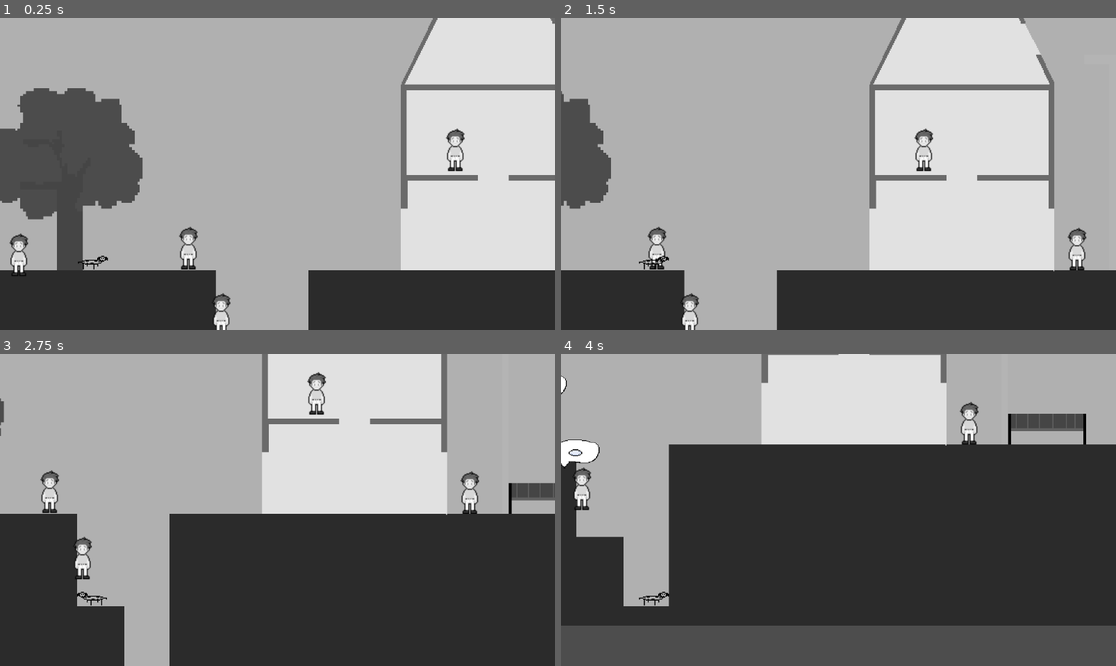
Above: before the commit, frames 1-4 (two rows, left to right).
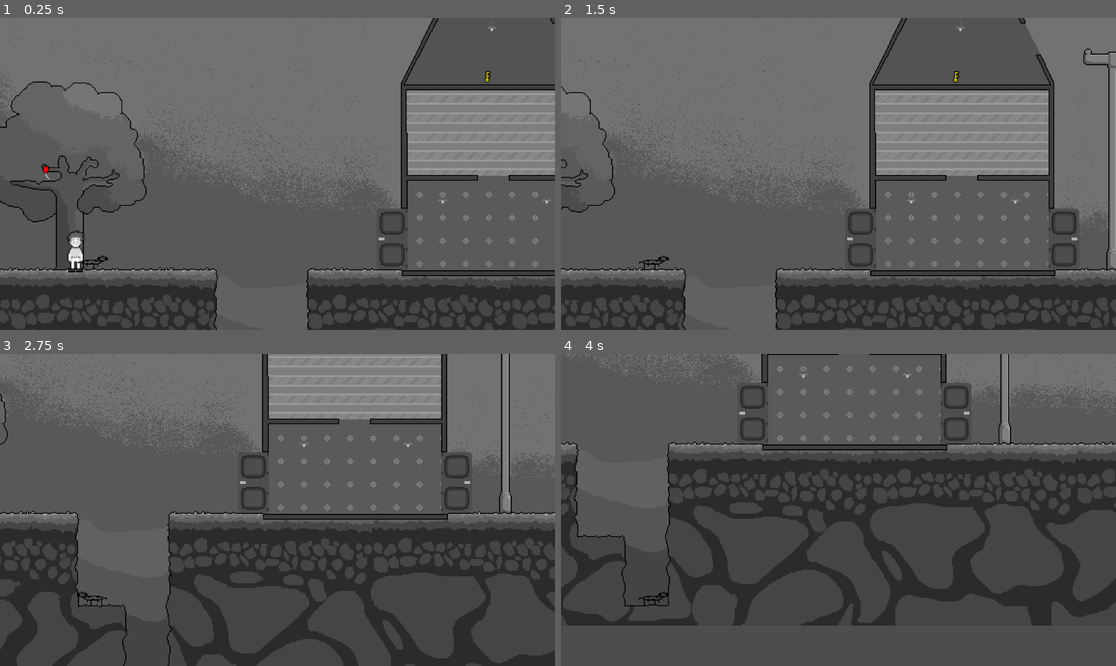
Above: after the commit, the same moments.

Repository: antonin-tarrade/SausageSerenity
Game: Godot game, scene res://Scenes/main.tscn
Same seed, same stepped clock (60 frames per second), same inputs: the game is played once before the commit and once after it. The engine's default icon, where the game draws it, is replaced by a stand-in: a white triangle on a blue panel in a dark square.
Inputs:
- Up to frame 1 (0.25 s): no input
- Up to frame 2 (1.5 s): tap Enter at 0.5 s; hold Q (extend) 0.53-1.28 s; hold Right (ui_right) from 0.53 s (still down); tap Up (ui_up) at 0.77 s; tap Space at 1.25 s; tap W (charger) at 1.35 s
- Up to frame 3 (2.75 s): tap Up (ui_up) at 1.52 s; tap Q (extend) at 1.55 s; release Right (ui_right) at 2.03 s; hold Left (ui_left) from 2.03 s (still down); hold Q (extend) from 2.03 s (still down)
- Up to frame 4 (4 s): tap Enter at 2.75 s; release Left (ui_left) at 2.78 s; release Q (extend) at 2.78 s; hold Right (ui_right) from 2.78 s (still down); tap E (interact) at 2.85 s; tap Up (ui_up) at 3.02, 3.77 s; tap Q (extend) at 3.05 s; hold Q (extend) from 3.53 s (still down)

The runs differ from the first frame. In frame 1, 83% of the frame differs, in the area x 0-100%, y 0-100%; in frame 2, 89%; in frame 3, 82%; in frame 4, 66%.

Commit message:
collider

Diff:
--- a/Objets/Lampe.tres
+++ b/Objets/Lampe.tres
@@ -13,3 +13,4 @@
 isPushable = true
 isDestroyable = true
 collisionShape = SubResource("CircleShape2D_q1rdd")
+positionShape = Vector2(0, 0)
--- a/Objets/assiette.tres
+++ b/Objets/assiette.tres
@@ -1,7 +1,10 @@
-[gd_resource type="Resource" script_class="Item" load_steps=3 format=3 uid="uid://1vwanqlcw73u"]
+[gd_resource type="Resource" script_class="Item" load_steps=4 format=3 uid="uid://1vwanqlcw73u"]
 
 [ext_resource type="Script" path="res://ObjectData.gd" id="1_8higq"]
 [ext_resource type="Texture2D" uid="uid://bf3w7yren34t5" path="res://TilesObjets/tile005.png" id="1_q1ia7"]
+
+[sub_resource type="RectangleShape2D" id="RectangleShape2D_2ppta"]
+size = Vector2(14.5, 7)
 
 [resource]
 script = ExtResource("1_8higq")
@@ -10,3 +13,5 @@
 isTakable = false
 isPushable = false
 isDestroyable = true
+collisionShape = SubResource("RectangleShape2D_2ppta")
+positionShape = Vector2(0, 3)
--- a/Objets/ballon_appart.tres
+++ b/Objets/ballon_appart.tres
@@ -1,7 +1,10 @@
-[gd_resource type="Resource" script_class="Item" load_steps=3 format=3 uid="uid://drlmury0jdbwc"]
+[gd_resource type="Resource" script_class="Item" load_steps=4 format=3 uid="uid://drlmury0jdbwc"]
 
 [ext_resource type="Script" path="res://ObjectData.gd" id="1_ctvpp"]
 [ext_resource type="Texture2D" uid="uid://dgvrxukvr04d8" path="res://TilesObjets/tile001.png" id="1_qvjao"]
+
+[sub_resource type="CircleShape2D" id="CircleShape2D_ira6b"]
+radius = 4.0
 
 [resource]
 script = ExtResource("1_ctvpp")
@@ -10,3 +13,5 @@
 isTakable = true
 isPushable = true
 isDestroyable = false
+collisionShape = SubResource("CircleShape2D_ira6b")
+positionShape = Vector2(0, 4)
--- a/Objets/ballon_eau.tres
+++ b/Objets/ballon_eau.tres
@@ -1,7 +1,10 @@
-[gd_resource type="Resource" script_class="Item" load_steps=3 format=3 uid="uid://c1efnkbamugk7"]
+[gd_resource type="Resource" script_class="Item" load_steps=4 format=3 uid="uid://c1efnkbamugk7"]
 
 [ext_resource type="Texture2D" uid="uid://dgvrxukvr04d8" path="res://TilesObjets/tile001.png" id="1_egheq"]
 [ext_resource type="Script" path="res://ObjectData.gd" id="1_j4ng6"]
+
+[sub_resource type="CircleShape2D" id="CircleShape2D_pipx7"]
+radius = 4.0
 
 [resource]
 script = ExtResource("1_j4ng6")
@@ -10,4 +13,5 @@
 isTakable = true
 isPushable = false
 isDestroyable = false
-positionShape = Vector2(0, 0)
+collisionShape = SubResource("CircleShape2D_pipx7")
+positionShape = Vector2(0, 4)
--- a/Objets/ballon_immeuble.tres
+++ b/Objets/ballon_immeuble.tres
@@ -1,7 +1,10 @@
-[gd_resource type="Resource" script_class="Item" load_steps=3 format=3 uid="uid://b5hnul0wtfdr1"]
+[gd_resource type="Resource" script_class="Item" load_steps=4 format=3 uid="uid://b5hnul0wtfdr1"]
 
 [ext_resource type="Script" path="res://ObjectData.gd" id="1_n7rhf"]
 [ext_resource type="Texture2D" uid="uid://jofrn3os448d" path="res://TilesObjets/tile000.png" id="1_naxvk"]
+
+[sub_resource type="CircleShape2D" id="CircleShape2D_8d17p"]
+radius = 4.0
 
 [resource]
 script = ExtResource("1_n7rhf")
@@ -10,3 +13,5 @@
 isTakable = true
 isPushable = true
 isDestroyable = false
+collisionShape = SubResource("CircleShape2D_8d17p")
+positionShape = Vector2(0, 4)
--- a/Objets/baudruche.tres
+++ b/Objets/baudruche.tres
@@ -1,7 +1,11 @@
-[gd_resource type="Resource" script_class="Item" load_steps=3 format=3 uid="uid://tyqbbsk3r3tc"]
+[gd_resource type="Resource" script_class="Item" load_steps=4 format=3 uid="uid://tyqbbsk3r3tc"]
 
 [ext_resource type="Script" path="res://ObjectData.gd" id="1_fdsp1"]
 [ext_resource type="Texture2D" uid="uid://ccybloapjpnqa" path="res://TilesObjets/tile002.png" id="1_flug7"]
+
+[sub_resource type="CapsuleShape2D" id="CapsuleShape2D_52k47"]
+radius = 4.0
+height = 8.0
 
 [resource]
 script = ExtResource("1_fdsp1")
@@ -10,3 +14,5 @@
 isTakable = true
 isPushable = false
 isDestroyable = false
+collisionShape = SubResource("CapsuleShape2D_52k47")
+positionShape = Vector2(0, -3)
--- a/Objets/chat.tres
+++ b/Objets/chat.tres
@@ -3,7 +3,9 @@
 [ext_resource type="Texture2D" uid="uid://b0c5l52vjltjs" path="res://TilesObjets/tile011.png" id="1_vc0eu"]
 [ext_resource type="Script" path="res://ObjectData.gd" id="1_xnyki"]
 
-[sub_resource type="RectangleShape2D" id="RectangleShape2D_7wv0r"]
+[sub_resource type="CapsuleShape2D" id="CapsuleShape2D_yp5gg"]
+radius = 8.0
+height = 18.0
 
 [resource]
 script = ExtResource("1_xnyki")
@@ -12,5 +14,5 @@
 isTakable = true
 isPushable = false
 isDestroyable = false
-collisionShape = SubResource("RectangleShape2D_7wv0r")
+collisionShape = SubResource("CapsuleShape2D_yp5gg")
 positionShape = Vector2(0, 0)
--- a/Objets/cle.tres
+++ b/Objets/cle.tres
@@ -1,7 +1,11 @@
-[gd_resource type="Resource" script_class="Item" load_steps=3 format=3 uid="uid://bhkm24cmtvpwr"]
+[gd_resource type="Resource" script_class="Item" load_steps=4 format=3 uid="uid://bhkm24cmtvpwr"]
 
 [ext_resource type="Script" path="res://ObjectData.gd" id="1_gg157"]
 [ext_resource type="Texture2D" uid="uid://cm7mxn4te6g02" path="res://TilesObjets/tile009.png" id="1_s0y5p"]
+
+[sub_resource type="CapsuleShape2D" id="CapsuleShape2D_e3g6o"]
+radius = 4.0
+height = 12.0
 
 [resource]
 script = ExtResource("1_gg157")
@@ -10,3 +14,5 @@
 isTakable = true
 isPushable = false
 isDestroyable = false
+collisionShape = SubResource("CapsuleShape2D_e3g6o")
+positionShape = Vector2(0, 2)
--- /dev/null
+++ b/Objets/douche.tres
@@ -0,0 +1,17 @@
+[gd_resource type="Resource" script_class="Item" load_steps=4 format=3 uid="uid://bdn0s2ri4aewq"]
+
+[ext_resource type="Script" path="res://ObjectData.gd" id="1_crmgp"]
+[ext_resource type="Texture2D" uid="uid://bihxd7i5vb0fp" path="res://Sprites/Invisible.png" id="1_s81sd"]
+
+[sub_resource type="CircleShape2D" id="CircleShape2D_imbhr"]
+radius = 4.0
+
+[resource]
+script = ExtResource("1_crmgp")
+id = "douche"
+icon = ExtResource("1_s81sd")
+isTakable = false
+isPushable = false
+isDestroyable = false
+collisionShape = SubResource("CircleShape2D_imbhr")
+positionShape = Vector2(0, 0)
--- /dev/null
+++ b/Objets/mec_dan_douche.tres
@@ -0,0 +1,18 @@
+[gd_resource type="Resource" script_class="Item" load_steps=4 format=3 uid="uid://dpu5ahxnhmcrb"]
+
+[ext_resource type="Script" path="res://ObjectData.gd" id="1_3qog1"]
+[ext_resource type="Texture2D" uid="uid://bnjnkis0qwspn" path="res://Dessins/mec.png" id="1_41gpu"]
+
+[sub_resource type="CapsuleShape2D" id="CapsuleShape2D_8onma"]
+radius = 3.0
+height = 11.0
+
+[resource]
+script = ExtResource("1_3qog1")
+id = "mec_dans_douche"
+icon = ExtResource("1_41gpu")
+isTakable = true
+isPushable = false
+isDestroyable = false
+collisionShape = SubResource("CapsuleShape2D_8onma")
+positionShape = Vector2(0, 0)
--- a/Objets/mot_doux.tres
+++ b/Objets/mot_doux.tres
@@ -1,12 +1,13 @@
 [gd_resource type="Resource" script_class="Item" load_steps=3 format=3 uid="uid://bsu7q4ldtyyc5"]
 
 [ext_resource type="Script" path="res://ObjectData.gd" id="1_6f0ju"]
-[ext_resource type="Texture2D" uid="uid://bf3w7yren34t5" path="res://TilesObjets/tile005.png" id="1_stvy1"]
+[ext_resource type="Texture2D" uid="uid://d3y7idnbgel5k" path="res://Dessins/enveloppe.png" id="1_qhjq5"]
 
 [resource]
 script = ExtResource("1_6f0ju")
 id = "mot_doux"
-icon = ExtResource("1_stvy1")
+icon = ExtResource("1_qhjq5")
 isTakable = true
 isPushable = false
 isDestroyable = false
+positionShape = Vector2(0, 0)
--- /dev/null
+++ b/Objets/puzzle2.tres
@@ -0,0 +1,13 @@
+[gd_resource type="Resource" script_class="Item" load_steps=3 format=3 uid="uid://m0e86n37fsc7"]
+
+[ext_resource type="Texture2D" uid="uid://d0d60vdctvx6i" path="res://TilesObjets/tile014.png" id="1_0hkwi"]
+[ext_resource type="Script" path="res://ObjectData.gd" id="2_jnlxy"]
+
+[resource]
+script = ExtResource("2_jnlxy")
+id = "puzzle"
+icon = ExtResource("1_0hkwi")
+isTakable = true
+isPushable = false
+isDestroyable = false
+positionShape = Vector2(0, 0)
--- /dev/null
+++ b/Objets/test.tscn
@@ -0,0 +1,17 @@
+[gd_scene load_steps=3 format=3 uid="uid://dx51uf8eanmjd"]
+
+[ext_resource type="Texture2D" uid="uid://d3y7idnbgel5k" path="res://Dessins/enveloppe.png" id="1_fc6fm"]
+
+[sub_resource type="CapsuleShape2D" id="CapsuleShape2D_ud1d3"]
+radius = 4.0
+height = 12.0
+
+[node name="Node2D" type="Node2D"]
+
+[node name="Sprite2D" type="Sprite2D" parent="."]
+position = Vector2(1, 2)
+texture = ExtResource("1_fc6fm")
+
+[node name="CollisionShape2D" type="CollisionShape2D" parent="."]
+position = Vector2(0, 2)
+shape = SubResource("CapsuleShape2D_ud1d3")
--- a/Objets/vase.tres
+++ b/Objets/vase.tres
@@ -1,7 +1,11 @@
-[gd_resource type="Resource" script_class="Item" load_steps=3 format=3 uid="uid://cbnyias4tlo23"]
+[gd_resource type="Resource" script_class="Item" load_steps=4 format=3 uid="uid://cbnyias4tlo23"]
 
 [ext_resource type="Texture2D" uid="uid://cg7joo7ul60b1" path="res://TilesObjets/tile003.png" id="1_1lmen"]
 [ext_resource type="Script" path="res://ObjectData.gd" id="1_bvdp8"]
+
+[sub_resource type="CapsuleShape2D" id="CapsuleShape2D_fkp4k"]
+radius = 4.0
+height = 10.0
 
 [resource]
 script = ExtResource("1_bvdp8")
@@ -10,3 +14,5 @@
 isTakable = false
 isPushable = false
 isDestroyable = true
+collisionShape = SubResource("CapsuleShape2D_fkp4k")
+positionShape = Vector2(0, 2)
--- a/Scenes/decor.tscn
+++ b/Scenes/decor.tscn
@@ -1,7 +1,7 @@
 [gd_scene load_steps=20 format=3 uid="uid://brsj6mnt6yui7"]
 
 [ext_resource type="Shader" path="res://Shaders/shader_script.gdshader" id="1_0ihyi"]
-[ext_resource type="Texture2D" uid="uid://2s8klcwv4j5t" path="res://Sprites/firstVersionBg.png" id="1_abnxk"]
+[ext_resource type="Texture2D" uid="uid://b7r3l2lbkfrpk" path="res://Sprites/ThirdBg.png" id="2_xargi"]
 
 [sub_resource type="ShaderMaterial" id="ShaderMaterial_x3oqo"]
 shader = ExtResource("1_0ihyi")
@@ -62,7 +62,7 @@
 material = SubResource("ShaderMaterial_x3oqo")
 offset_right = 40.0
 offset_bottom = 40.0
-texture = ExtResource("1_abnxk")
+texture = ExtResource("2_xargi")
 
 [node name="Branche" type="StaticBody2D" parent="."]
 position = Vector2(85, 820)
--- a/Scenes/main.tscn
+++ b/Scenes/main.tscn
@@ -1,15 +1,16 @@
-[gd_scene load_steps=53 format=3 uid="uid://dlxltitx45rdy"]
+[gd_scene load_steps=59 format=3 uid="uid://dlxltitx45rdy"]
 
 [ext_resource type="PackedScene" uid="uid://cimdeld5rdie4" path="res://Scenes/chien_saucisse.tscn" id="1_lhaoc"]
 [ext_resource type="PackedScene" uid="uid://cfa1c1qjimgtp" path="res://Scenes/Personnage.tscn" id="2_m3qme"]
 [ext_resource type="Shader" uid="uid://d2l4kvn6jf350" path="res://Shaders/couleur.tres" id="3_t0lvh"]
 [ext_resource type="PackedScene" uid="uid://bc5hiney5ut08" path="res://Scenes/objet.tscn" id="4_40vl5"]
 [ext_resource type="PackedScene" uid="uid://brsj6mnt6yui7" path="res://Scenes/decor.tscn" id="4_5016y"]
+[ext_resource type="Resource" uid="uid://m0e86n37fsc7" path="res://Objets/puzzle2.tres" id="5_j4q2r"]
 [ext_resource type="Resource" uid="uid://tyqbbsk3r3tc" path="res://Objets/baudruche.tres" id="5_wlyle"]
 [ext_resource type="Texture2D" uid="uid://jp148nn8fmov" path="res://Dessins/bulle.png" id="6_e24b0"]
 [ext_resource type="Resource" uid="uid://drlmury0jdbwc" path="res://Objets/ballon_appart.tres" id="6_h6724"]
 [ext_resource type="Resource" uid="uid://bhkm24cmtvpwr" path="res://Objets/cle.tres" id="6_ik1yi"]
-[ext_resource type="Resource" uid="uid://rl5sswgdllpj" path="res://Objets/puzzle.tres" id="6_vsdp4"]
+[ext_resource type="Resource" uid="uid://rl5sswgdllpj" path="res://Objets/puzzle1.tres" id="6_vsdp4"]
 [ext_resource type="PackedScene" uid="uid://dri423lovjsxw" path="res://Scenes/Mission.tscn" id="7_exk0v"]
 [ext_resource type="Resource" uid="uid://b5hnul0wtfdr1" path="res://Objets/ballon_immeuble.tres" id="7_hsa44"]
 [ext_resource type="Resource" uid="uid://1vwanqlcw73u" path="res://Objets/assiette.tres" id="8_o14q7"]
@@ -29,8 +30,10 @@
 [ext_resource type="Resource" uid="uid://cwupaq6jhwmbg" path="res://Objets/verification_exploration.tres" id="14_ao8j5"]
 [ext_resource type="Texture2D" uid="uid://cm7mxn4te6g02" path="res://TilesObjets/tile009.png" id="14_oqcgg"]
 [ext_resource type="Script" path="res://Scripts/Missions/Mission_casser_tout.gd" id="15_6ail6"]
+[ext_resource type="Resource" uid="uid://da10lg50pthc2" path="res://Objets/chat.tres" id="15_dp5sx"]
 [ext_resource type="Script" path="res://Scripts/Missions/Mission_cle.gd" id="16_amrmr"]
 [ext_resource type="Texture2D" uid="uid://jofrn3os448d" path="res://TilesObjets/tile000.png" id="16_eljw5"]
+[ext_resource type="Resource" uid="uid://bdn0s2ri4aewq" path="res://Objets/douche.tres" id="16_vkrxl"]
 [ext_resource type="Script" path="res://Scripts/Missions/Mission_ballon_appart.gd" id="17_lvmad"]
 [ext_resource type="Script" path="res://Scripts/Missions/Mission_douche.gd" id="18_oge4c"]
 [ext_resource type="Script" path="res://Scripts/Missions/Mission_ballon_immeuble.gd" id="19_e3hvw"]
@@ -40,6 +43,8 @@
 [ext_resource type="Script" path="res://Scripts/Missions/Mission_chat.gd" id="23_65kqy"]
 [ext_resource type="Script" path="res://Scripts/Missions/Mission_romantique.gd" id="32_5vqgd"]
 [ext_resource type="Script" path="res://Scripts/Missions/Mission_explorer.gd" id="36_uhh5p"]
+[ext_resource type="Texture2D" uid="uid://t5mc75vpaaec" path="res://TilesObjets/tile012.png" id="42_6aqss"]
+[ext_resource type="Script" path="res://Scripts/Missions/MissionAttendreRomantique.gd" id="42_87tod"]
 
 [sub_resource type="ShaderMaterial" id="ShaderMaterial_xjdte"]
 resource_local_to_scene = true
@@ -97,6 +102,11 @@
 shader_parameter/isSad = true
 
 [sub_resource type="ShaderMaterial" id="ShaderMaterial_j6env"]
+resource_local_to_scene = true
+shader = ExtResource("3_t0lvh")
+shader_parameter/isSad = true
+
+[sub_resource type="ShaderMaterial" id="ShaderMaterial_3xv6u"]
 resource_local_to_scene = true
 shader = ExtResource("3_t0lvh")
 shader_parameter/isSad = true
@@ -113,39 +123,39 @@
 iteminfo = ExtResource("5_wlyle")
 
 [node name="Puzzle1" parent="Objets" instance=ExtResource("4_40vl5")]
-position = Vector2(1081, 748)
+position = Vector2(1189, 578)
 iteminfo = ExtResource("6_vsdp4")
 
 [node name="Puzzle2" parent="Objets" instance=ExtResource("4_40vl5")]
-position = Vector2(896, 754)
-iteminfo = ExtResource("6_vsdp4")
+position = Vector2(1607, 406)
+iteminfo = ExtResource("5_j4q2r")
 
 [node name="Cle" parent="Objets" instance=ExtResource("4_40vl5")]
-position = Vector2(478, 894)
+position = Vector2(570, 697)
 iteminfo = ExtResource("6_ik1yi")
 
 [node name="BalleAppart" parent="Objets" instance=ExtResource("4_40vl5")]
-position = Vector2(1608, 501)
+position = Vector2(1038, 801)
 iteminfo = ExtResource("6_h6724")
 
 [node name="BalleImmeuble" parent="Objets" instance=ExtResource("4_40vl5")]
-position = Vector2(1530, 313)
+position = Vector2(1072, 417)
 iteminfo = ExtResource("7_hsa44")
 
 [node name="Assiette" parent="Objets" instance=ExtResource("4_40vl5")]
-position = Vector2(1056, 367)
+position = Vector2(1434, 575)
 iteminfo = ExtResource("8_o14q7")
 
 [node name="Verre" parent="Objets" instance=ExtResource("4_40vl5")]
-position = Vector2(208, 874)
+position = Vector2(1486, 584)
 iteminfo = ExtResource("9_dbj6m")
 
 [node name="Vase" parent="Objets" instance=ExtResource("4_40vl5")]
-position = Vector2(1342, 650)
+position = Vector2(1474, 778)
 iteminfo = ExtResource("9_4a8ds")
 
 [node name="Rose" parent="Objets" instance=ExtResource("4_40vl5")]
-position = Vector2(2435, 861)
+position = Vector2(2574, 840)
 iteminfo = ExtResource("9_1dqtn")
 
 [node name="BallonEau" parent="Objets" instance=ExtResource("4_40vl5")]
@@ -153,17 +163,25 @@
 iteminfo = ExtResource("10_llfd6")
 
 [node name="MotDoux" parent="Objets" instance=ExtResource("4_40vl5")]
-position = Vector2(1944, 653)
+position = Vector2(1061, 513)
 iteminfo = ExtResource("11_vhbat")
 
 [node name="Exploration" parent="Objets" instance=ExtResource("4_40vl5")]
-position = Vector2(1581, 309)
+position = Vector2(1198, 424)
 iteminfo = ExtResource("14_ao8j5")
 
+[node name="Chat" parent="Objets" instance=ExtResource("4_40vl5")]
+position = Vector2(1488, 410)
+iteminfo = ExtResource("15_dp5sx")
+
+[node name="Douche" parent="Objets" instance=ExtResource("4_40vl5")]
+position = Vector2(900, 423)
+iteminfo = ExtResource("16_vkrxl")
+
 [node name="Personnages" type="Node2D" parent="."]
 
 [node name="BillBaudruche" type="Node2D" parent="Personnages"]
-position = Vector2(260, 887)
+position = Vector2(143, 890)
 metadata/_edit_group_ = true
 
 [node name="Requete" type="Sprite2D" parent="Personnages/BillBaudruche"]
@@ -182,7 +200,7 @@
 material = SubResource("ShaderMaterial_xjdte")
 
 [node name="BillBoue" type="Node2D" parent="Personnages"]
-position = Vector2(84, 894)
+position = Vector2(858, 888)
 metadata/_edit_group_ = true
 
 [node name="Requete" type="Sprite2D" parent="Personnages/BillBoue"]
@@ -202,7 +220,7 @@
 isTakable = true
 
 [node name="PorteHumaine" type="Node2D" parent="Personnages"]
-position = Vector2(696, 888)
+position = Vector2(1508, 694)
 metadata/_edit_group_ = true
 
 [node name="Requete" type="Sprite2D" parent="Personnages/PorteHumaine"]
@@ -221,7 +239,7 @@
 material = SubResource("ShaderMaterial_0p04m")
 
 [node name="MiniBillAppart" type="Node2D" parent="Personnages"]
-position = Vector2(537, 785)
+position = Vector2(1325, 891)
 metadata/_edit_group_ = true
 
 [node name="Requete" type="Sprite2D" parent="Personnages/MiniBillAppart"]
@@ -240,7 +258,7 @@
 material = SubResource("ShaderMaterial_wac5g")
 
 [node name="MiniBillImmeuble" type="Node2D" parent="Personnages"]
-position = Vector2(1980, 862)
+position = Vector2(937, 887)
 metadata/_edit_group_ = true
 
 [node name="Requete" type="Sprite2D" parent="Personnages/MiniBillImmeuble"]
@@ -260,7 +278,7 @@
 material = SubResource("ShaderMaterial_2et1t")
 
 [node name="MereMichelle" type="Node2D" parent="Personnages"]
-position = Vector2(1980, 862)
+position = Vector2(1177, 790)
 metadata/_edit_group_ = true
 
 [node name="Requete" type="Sprite2D" parent="Personnages/MereMichelle"]
@@ -279,7 +297,7 @@
 material = SubResource("ShaderMaterial_gmgo7")
 
 [node name="BambinoBill" type="Node2D" parent="Personnages"]
-position = Vector2(294, 956)
+position = Vector2(1619, 599)
 metadata/_edit_group_ = true
 
 [node name="Requete" type="Sprite2D" parent="Personnages/BambinoBill"]
@@ -299,7 +317,7 @@
 material = SubResource("ShaderMaterial_klo1e")
 
 [node name="SmartBill" type="Node2D" parent="Personnages"]
-position = Vector2(2154, 758)
+position = Vector2(1065, 695)
 metadata/_edit_group_ = true
 
 [node name="Requete" type="Sprite2D" parent="Personnages/SmartBill"]
@@ -318,7 +336,7 @@
 material = SubResource("ShaderMaterial_5ib2d")
 
 [node name="BillRose" type="Node2D" parent="Personnages"]
-position = Vector2(1784, 805)
+position = Vector2(1224, 597)
 metadata/_edit_group_ = true
 
 [node name="Requete" type="Sprite2D" parent="Personnages/BillRose"]
@@ -337,7 +355,7 @@
 material = SubResource("ShaderMaterial_nbbg5")
 
 [node name="RomantiqueBill" type="Node2D" parent="Personnages"]
-position = Vector2(1276, 862)
+position = Vector2(1037, 503)
 metadata/_edit_group_ = true
 
 [node name="Requete" type="Sprite2D" parent="Personnages/RomantiqueBill"]
@@ -356,7 +374,7 @@
 material = SubResource("ShaderMaterial_k3qq7")
 
 [node name="MechantBill" type="Node2D" parent="Personnages"]
-position = Vector2(1276, 862)
+position = Vector2(1629, 762)
 metadata/_edit_group_ = true
 
 [node name="Requete" type="Sprite2D" parent="Personnages/MechantBill"]
@@ -376,7 +394,7 @@
 material = SubResource("ShaderMaterial_abs7k")
 
 [node name="BillLExplorateur" type="Node2D" parent="Personnages"]
-position = Vector2(1276, 862)
+position = Vector2(1045, 597)
 metadata/_edit_group_ = true
 
 [node name="Requete" type="Sprite2D" parent="Personnages/BillLExplorateur"]
@@ -394,5 +412,24 @@
 [node name="Personnage" parent="Personnages/BillLExplorateur" instance=ExtResource("2_m3qme")]
 material = SubResource("ShaderMaterial_j6env")
 
+[node name="AttendRomantiqueBill" type="Node2D" parent="Personnages"]
+position = Vector2(1037, 503)
+metadata/_edit_group_ = true
+
+[node name="Requete" type="Sprite2D" parent="Personnages/AttendRomantiqueBill"]
+visible = false
+position = Vector2(-7, -38)
+scale = Vector2(0.1, 0.076)
+texture = ExtResource("6_e24b0")
+
+[node name="Missions" type="Node2D" parent="Personnages/AttendRomantiqueBill/Requete"]
+
+[node name="MissionAttendreRomantique" parent="Personnages/AttendRomantiqueBill/Requete/Missions" instance=ExtResource("7_exk0v")]
+texture = ExtResource("42_6aqss")
+script = ExtResource("42_87tod")
+
+[node name="Personnage" parent="Personnages/AttendRomantiqueBill" instance=ExtResource("2_m3qme")]
+material = SubResource("ShaderMaterial_3xv6u")
+
 [node name="ChienSaucisse" parent="." instance=ExtResource("1_lhaoc")]
 position = Vector2(160, 896)
--- a/Scenes/objet.tscn
+++ b/Scenes/objet.tscn
@@ -16,7 +16,6 @@
 shape = SubResource("RectangleShape2D_c0aw3")
 
 [node name="ObjetTexture" type="Sprite2D" parent="."]
-visible = false
 texture = ExtResource("3_v3qkq")
 
 [connection signal="body_entered" from="." to="." method="_on_body_entered"]
--- a/Scenes/stock_missions.tscn
+++ b/Scenes/stock_missions.tscn
@@ -22,6 +22,7 @@
 [ext_resource type="Script" path="res://Scripts/Missions/Mission_chat.gd" id="20_fein3"]
 [ext_resource type="Script" path="res://Scripts/Missions/Mission_romantique.gd" id="21_435na"]
 [ext_resource type="Script" path="res://Scripts/Missions/Mission_explorer.gd" id="22_s4gk5"]
+[ext_resource type="Script" path="res://Scripts/Missions/MissionAttendreRomantique.gd" id="23_kkyp2"]
 
 [node name="StockMissions" type="Node2D"]
 
@@ -73,3 +74,7 @@
 [node name="MissionExplorer" parent="." instance=ExtResource("1_p5na8")]
 texture = ExtResource("12_dcx1d")
 script = ExtResource("22_s4gk5")
+
+[node name="MissionAttendreRomantique" parent="." instance=ExtResource("1_p5na8")]
+texture = ExtResource("12_dcx1d")
+script = ExtResource("23_kkyp2")
--- /dev/null
+++ b/Scripts/Missions/MissionAttendreRomantique.gd
@@ -0,0 +1,6 @@
+extends Sprite2D
+
+func verifier(personnage : Personnage) -> bool :
+	print("attendre romantique")
+	# plus complexe car on veut que la meuf envoie un mot doux à l'autre donc que ce soit l'autre qui envoie un signal quand elle a reçu la lettre
+	return personnage.regarder_objet_present("lettre")
--- a/shader_global_couleur.tres
+++ b/shader_global_couleur.tres
@@ -98,7 +98,6 @@
 
 }
 "
-graph_offset = Vector2(-286.864, -89.3719)
 mode = 1
 flags/light_only = false
 nodes/fragment/0/position = Vector2(1040, 80)
Binary file changed: Dessins/bulle.png
Binary file added: Dessins/door.png
Not shown, added: Dessins/door.png.import
Binary file added: Dessins/douche.png
Not shown, added: Dessins/douche.png.import
Binary file added: Dessins/enveloppe.png
Not shown, added: Dessins/enveloppe.png.import
Binary file added: Dessins/item_rose_vase.png
Not shown, added: Dessins/item_rose_vase.png.import
Binary file added: Dessins/items.png
Not shown, added: Dessins/items.png.import
Renamed: Objets/puzzle.tres -> Objets/puzzle1.tres
(and 27 more such lines)
